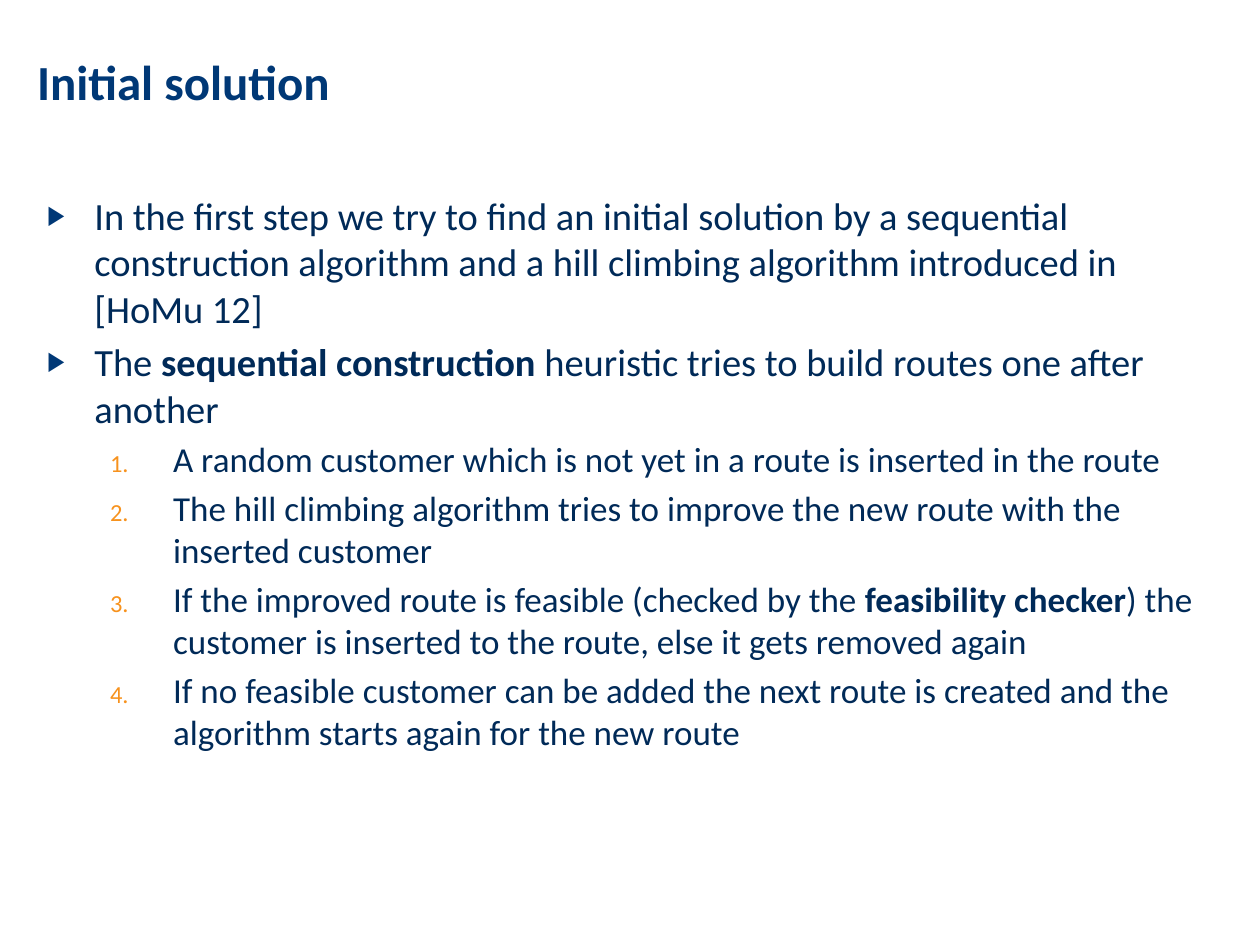
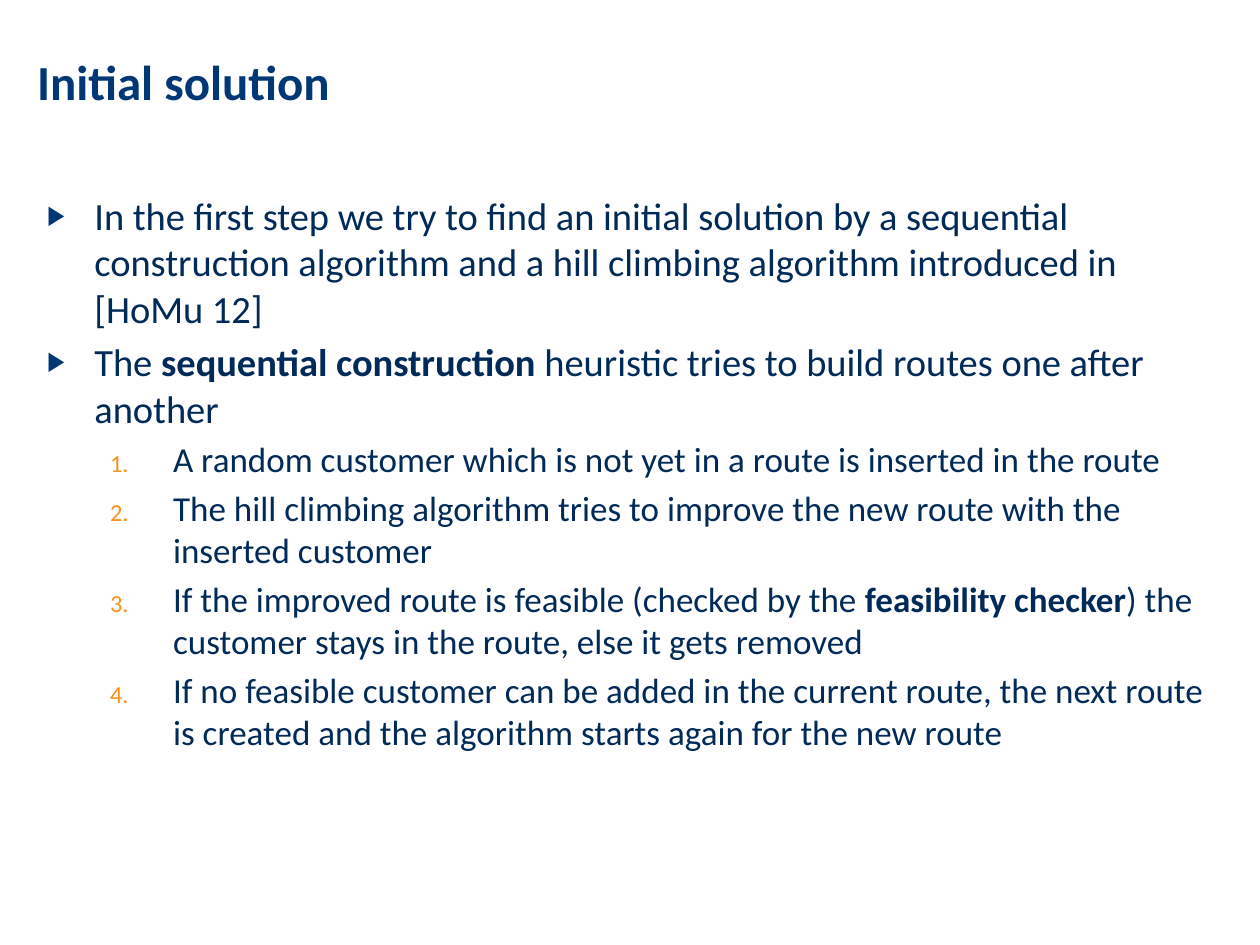
Before and after one commit to ahmad-emanuel/ORB-DARP-Project, a slide deck: slide 3 of Presentation/presentation.pptx. Drawn at 1260x945 pixels with LibreOffice and Linux fonts; fonts in the diff are those of the drawing; background and template pictures are left out. Boxes give left, top, right and bottom in pixels: in the first picture for what was removed or moved away, otherwise in the second. Text is boxed around its words. In the diff, an @@ line names an element or a change of style, - is before the commit and + after.

```diff
--- a/Presentation/presentation.pptx
+++ b/Presentation/presentation.pptx
@@ text at <box>173,586,1202,751</box>: text changed @@
-  3. If the improved route is feasible (checked by the feasibility checker) the customer is inserted to the route, else it gets removed again
-  4. If no feasible customer can be added the next route is created and the algorithm starts again for the new route
+  3. If the improved route is feasible (checked by the feasibility checker) the customer stays in the route, else it gets removed
+  4. If no feasible customer can be added in the current route, the next route is created and the algorithm starts again for the new route
```
Also in this commit, not shown: 4 other slides changed, 1 other file.
